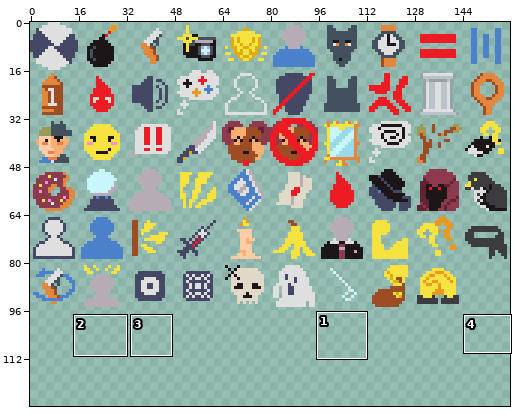
Two versions of one sprite sheet, react_main/public/images/modifiers.png. The first picture is a wide view before the edit; the outline marks the close-up.
Close-up. Earlier state:
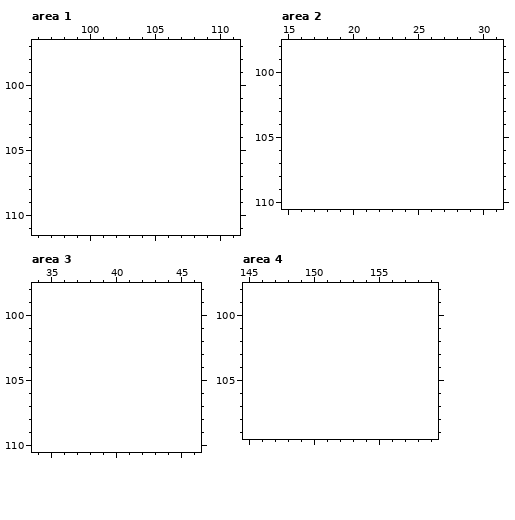
The file is 160x96 pixels. Shown: area 1: x 96..111, y 97..111; area 2: x 15..31, y 98..110; area 3: x 34..46, y 98..110; area 4: x 145..159, y 98..109. The old version is drawn lined up with the new one, on the new canvas. The commit also changed other parts of the picture, which this record leaves out.
The result:
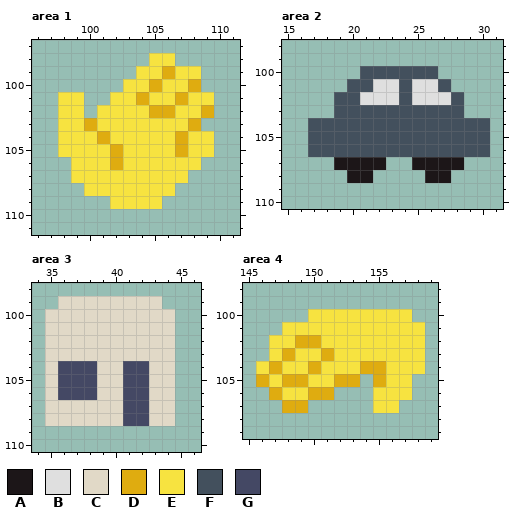
Palette (. is transparent): A #1c1618  B #dfdfdf  C #e1d9c7  D #dfac10  E #f7e340  F #43505d  G #444864
What changed:
canvas 160x96 -> 160x128
--- area 1
@@ x 96..111 @@
  97 ................
- 98 ................
- 99 ................
-100 ................
-101 ................
-102 ................
-103 ................
-104 ................
-105 ................
-106 ................
-107 ................
-108 ................
-109 ................
+ 98 .........EE.....
+ 99 ........EEDEE...
+100 .......EEDEED...
+101 ..EE..EEDEEDEE..
+102 ..EE.EEEEDDEED..
+103 ..EEDEEEEEEED...
+104 ..EEEDEEEEEDEE..
+105 ..EEEEDEEEEDEE..
+106 ...EEEDEEEEEE...
+107 ...EEEEEEEEE....
+108 ....EEEEEEE.....
+109 ......EEEE......
 110 ................
--- area 2
@@ x 15..31 @@
  99 .................
-100 .................
-101 .................
-102 .................
-103 .................
-104 .................
-105 .................
-106 .................
-107 .................
-108 .................
+100 ......FFFFFF.....
+101 .....FFBBFBBF....
+102 ....FFBBBFBBBF...
+103 ....FFFFFFFFFF...
+104 ..FFFFFFFFFFFFFF.
+105 ..FFFFFFFFFFFFFF.
+106 ..FFFFFFFFFFFFFF.
+107 ....AAAA..AAAA...
+108 .....AA....AA....
 109 .................
--- area 3
@@ x 34..46 @@
  98 .............
- 99 .............
-100 .............
-101 .............
-102 .............
-103 .............
-104 .............
-105 .............
-106 .............
-107 .............
-108 .............
+ 99 ..CCCCCCCC...
+100 .CCCCCCCCCC..
+101 .CCCCCCCCCC..
+102 .CCCCCCCCCC..
+103 .CCCCCCCCCC..
+104 .CGGGCCGGCC..
+105 .CGGGCCGGCC..
+106 .CGGGCCGGCC..
+107 .CCCCCCGGCC..
+108 .CCCCCCGGCC..
 109 .............
--- area 4
@@ x 145..159 @@
  99 ...............
-100 ...............
-101 ...............
-102 ...............
-103 ...............
-104 ...............
-105 ...............
-106 ...............
-107 ...............
+100 .....EEEEEEEE..
+101 ...EEEEEEEEEEE.
+102 ..EEDDEEEEEEEE.
+103 ..EDEEDEEEEEEE.
+104 .EDEEDEEEDDEEE.
+105 .DEDDEEDD.DEE..
+106 ..DEEDD...EEE..
+107 ...DD.....EE...
 108 ...............
